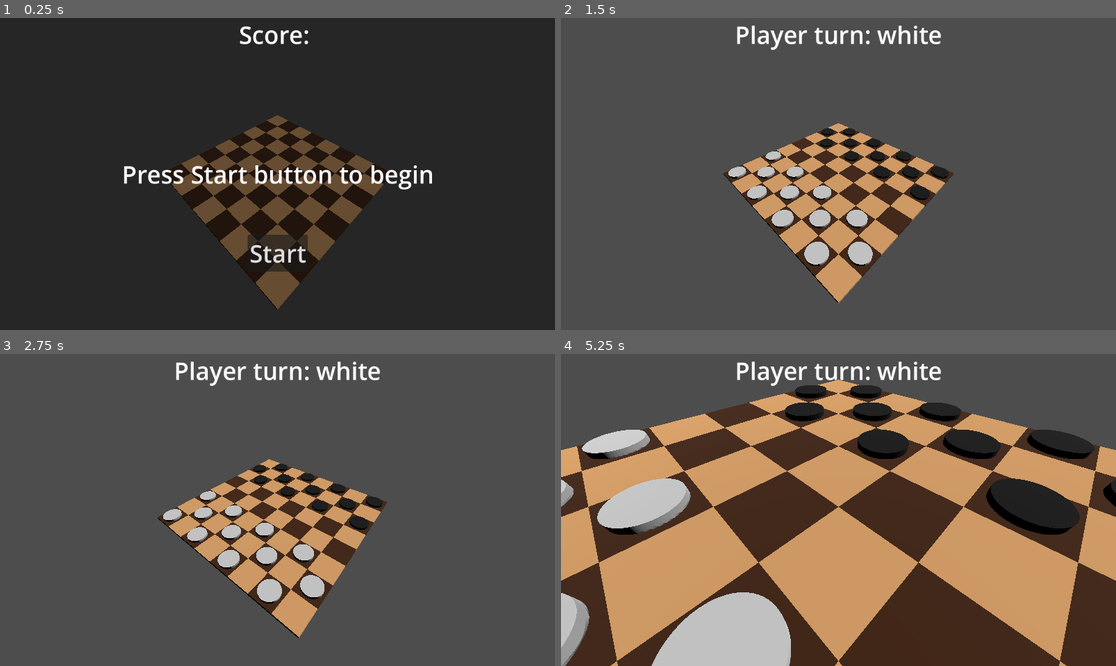
Above: before the commit, frames 1-4 (two rows, left to right).
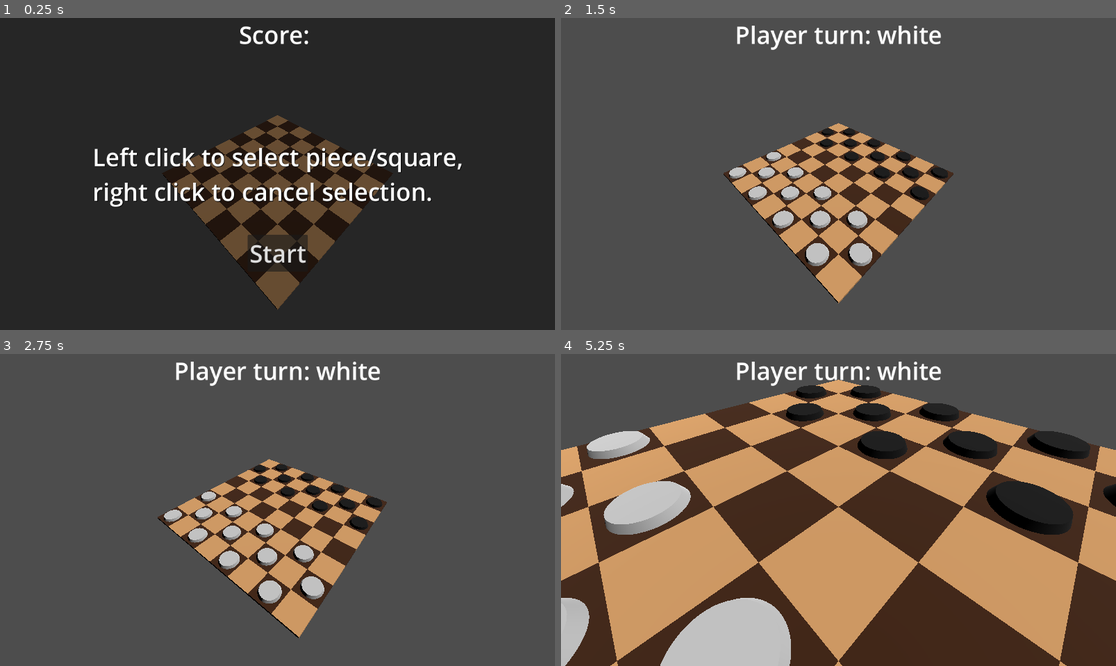
Above: after the commit, the same moments.

Repository: GriffinMurray/Checkers
Game: Godot game, scene res://scenes/level.tscn
The game is run twice, just before and just after one commit, with the same random seed, the same clock (stepped at 60 frames per second) and the same inputs.
Inputs (mouse positions are in pixels of both pictures, inside the frame that each line leads up to):
- Up to frame 1 (0.25 s): no input
- Up to frame 2 (1.5 s): click "Start" at 0.5 s; tap Enter at 1.25 s; move the mouse to (960, 158) at 1.27 s; tap Down (camera_down) at 1.35 s; click (960, 158) at 1.42 s
- Up to frame 3 (2.75 s): tap Space at 2 s; move the mouse to (166, 525) at 2.02 s; tap Left (camera_left) at 2.1 s; click (166, 525) at 2.17 s
- Up to frame 4 (5.25 s): tap Enter at 2.75, 4.25 s; move the mouse to (894, 441) at 2.77 s; tap Right (camera_right) at 2.85 s; click (894, 441) at 2.92 s; tap Space at 3.5, 5 s; move the mouse to (810, 572) at 3.52 s; tap Up (camera_up) at 3.6 s; click (810, 572) at 3.67 s; move the mouse to (1005, 556) at 4.27 s; hold Mouse wheel up (camera_zoom_in) 4.28-5.03 s; click (1005, 556) at 4.42 s; move the mouse to (672, 463) at 5.02 s; tap Mouse wheel down (camera_zoom_out) at 5.1 s; click (672, 463) at 5.17 s

The runs differ from the first frame. In frame 1, 4.3% of the frame differs, in the area x 17-84%, y 41-61%; in frame 2, 0.6%; in frame 3, 0.6%; in frame 4, 3.1%.

Commit message:
added kings

Diff:
--- a/scenes/board.gd
+++ b/scenes/board.gd
@@ -6,6 +6,8 @@
 
 @export var white_piece: PackedScene = preload("res://scenes/pieces/white_piece.tscn")
 @export var black_piece: PackedScene = preload("res://scenes/pieces/black_piece.tscn")
+@export var white_king: PackedScene = preload("res://scenes/pieces/white_king.tscn")
+@export var black_king: PackedScene
 @export var light_square: PackedScene = preload("res://scenes/squares/light_square.tscn")
 @export var dark_square: PackedScene = preload("res://scenes/squares/dark_square.tscn")
 
@@ -15,7 +17,6 @@
 var square_hovering: Square
 var white_pieces = 0
 var black_pieces = 0
-
 
 
 func _ready() -> void:
@@ -54,6 +55,7 @@
 func connect_player_signals(piece: Piece) -> void:
 	piece.connect("hovering", _on_piece_hovering)
 	piece.connect("stop_hovering", _on_piece_stop_hovering)
+	piece.connect("moved", _on_piece_moved)
 
 func initialize_game() -> void:
 	var game = Globals.get_game_type()
@@ -107,9 +109,9 @@
 		Globals.set_selected_piece(piece_hovering)
 
 func unselect_piece() -> void:
-	if Globals.is_piece_selected():
+	if Globals.is_piece_selected() and not Globals.get_mandatory_jumping():
 		Globals.get_selected_piece().remove_highlight()
-		Globals.set_selected_piece(null)
+	Globals.set_selected_piece(null)
 
 func select_square() -> void:
 	if square_hovering != null:
@@ -135,7 +137,6 @@
 				piece.highlight()
 			else:
 				piece_jumped.emit(false)
-
 	elif valid_move(piece, target):
 		piece.move(target)
 		piece.remove_highlight()
@@ -309,4 +310,16 @@
 		piece.remove_highlight()
 	piece_hovering = null
 
+func _on_piece_moved(piece: Piece) -> void:
+	if not piece.is_in_group("king"):
+		var square = piece.get_parent_square()
+		if piece.is_in_group("white"):
+			if get_square_index(square)[0] == board_array.size()-1:
+				square.remove_piece()
+				var king = white_king.instantiate()
+				square.set_piece(king)
+		elif piece.is_in_group("black"):
+			if get_square_index(square)[0] == 0:
+				square.remove_piece()
+				#black king
 # TODO generate board procedurally
--- a/scenes/level.gd
+++ b/scenes/level.gd
@@ -4,8 +4,8 @@
 var game_states = ["start", "move", "end"]
 var player_turns = ["white", "black"]
 
+var multiple_jumping: bool = false
 var score: Array = [0,0]
-var multiple_jumping: bool = false
 
 func _ready() -> void:
 	start()
@@ -27,9 +27,8 @@
 											Globals.get_selected_square(),
 											multiple_jumping)
 			elif event.button_index == MOUSE_BUTTON_RIGHT:
-				if not Globals.get_mandatory_jumping():
-					$Board.unselect_piece()
-					Globals.set_game_state(game_states[0])
+				$Board.unselect_piece()
+				Globals.set_game_state(game_states[0])
 
 func start():
 	var button = UI.get_button()
@@ -74,4 +73,10 @@
 
 func _on_board_player_lose(player: String) -> void:
 	Globals.set_game_state(game_states[2])
+	if player == "white":
+		score[0] += 1
+	elif player == "black":
+		score[0] += 1
+	UI.update_score(score)
 	UI.game_over(player)
+	$PlayerTurn.hide()
--- /dev/null
+++ b/scenes/pieces/black_king.tscn
@@ -0,0 +1,33 @@
+[gd_scene load_steps=6 format=3 uid="uid://bsf7lmfvtcqt"]
+
+[ext_resource type="PackedScene" uid="uid://btx8017ntuu3b" path="res://scenes/pieces/piece.tscn" id="1_bsmjm"]
+
+[sub_resource type="StandardMaterial3D" id="StandardMaterial3D_e52k4"]
+albedo_color = Color(0.0352941, 0.0352941, 0.0352941, 1)
+
+[sub_resource type="CylinderMesh" id="CylinderMesh_7e63k"]
+material = SubResource("StandardMaterial3D_e52k4")
+top_radius = 0.35
+bottom_radius = 0.4
+height = 0.1
+
+[sub_resource type="StandardMaterial3D" id="StandardMaterial3D_bj8kj"]
+resource_local_to_scene = true
+albedo_color = Color(0.0352941, 0.0352941, 0.0352941, 1)
+
+[sub_resource type="CylinderMesh" id="CylinderMesh_7bgg5"]
+resource_local_to_scene = true
+material = SubResource("StandardMaterial3D_bj8kj")
+top_radius = 0.35
+bottom_radius = 0.4
+height = 0.1
+
+[node name="Piece" instance=ExtResource("1_bsmjm")]
+
+[node name="MeshInstance3D" parent="." index="0"]
+transform = Transform3D(1, 0, 0, 0, 1, 0, 0, 0, 1, 0, 0.05, 0)
+mesh = SubResource("CylinderMesh_7e63k")
+
+[node name="MeshInstance3D2" type="MeshInstance3D" parent="." index="1"]
+transform = Transform3D(1, 0, 0, 0, 1, 0, 0, 0, 1, 0, 0.15, 0)
+mesh = SubResource("CylinderMesh_7bgg5")
--- a/scenes/pieces/black_piece.tscn
+++ b/scenes/pieces/black_piece.tscn
@@ -13,7 +13,7 @@
 [sub_resource type="CylinderMesh" id="CylinderMesh_t54r1"]
 resource_local_to_scene = true
 material = SubResource("StandardMaterial3D_dobpx")
-top_radius = 0.4
+top_radius = 0.35
 bottom_radius = 0.4
 height = 0.1
 
--- a/scenes/pieces/piece.gd
+++ b/scenes/pieces/piece.gd
@@ -4,6 +4,7 @@
 
 signal hovering(piece: Piece)
 signal stop_hovering(piece: Piece)
+signal moved(piece: Piece)
 
 var color_hex
 var base_color: Color
@@ -15,6 +16,9 @@
 func set_albedo(color):
 	var mat: Material = self.get_child(0).mesh.surface_get_material(0)
 	mat.albedo_color = color
+	if is_in_group("king"):
+		mat = self.get_child(1).mesh.surface_get_material(0)
+		mat.albedo_color = color
 
 func highlight():
 	set_albedo(highlight_color)
@@ -30,11 +34,13 @@
 func move(target) -> void:
 	target.move_piece(self)
 	set_parent_square(target)
+	moved.emit(self)
 
 func jump(jumped_piece, target) -> void:
-	move(target)
 	jumped_piece.removed = true
 	jumped_piece.queue_free()
+	move(target)
+
 
 func _on_mouse_entered() -> void:
 	hovering.emit(self)
--- /dev/null
+++ b/scenes/pieces/white_king.tscn
@@ -0,0 +1,35 @@
+[gd_scene load_steps=6 format=3 uid="uid://du7cms0esvede"]
+
+[ext_resource type="PackedScene" uid="uid://btx8017ntuu3b" path="res://scenes/pieces/piece.tscn" id="1_s317j"]
+
+[sub_resource type="StandardMaterial3D" id="StandardMaterial3D_iqgsr"]
+resource_local_to_scene = true
+albedo_color = Color(0.8, 0.8, 0.8, 1)
+
+[sub_resource type="CylinderMesh" id="CylinderMesh_m8xnk"]
+resource_local_to_scene = true
+material = SubResource("StandardMaterial3D_iqgsr")
+top_radius = 0.35
+bottom_radius = 0.4
+height = 0.1
+
+[sub_resource type="StandardMaterial3D" id="StandardMaterial3D_4mle7"]
+resource_local_to_scene = true
+albedo_color = Color(0.8, 0.8, 0.8, 1)
+
+[sub_resource type="CylinderMesh" id="CylinderMesh_c0u6d"]
+resource_local_to_scene = true
+material = SubResource("StandardMaterial3D_4mle7")
+top_radius = 0.35
+bottom_radius = 0.4
+height = 0.1
+
+[node name="Piece" groups=["king", "white"] instance=ExtResource("1_s317j")]
+
+[node name="MeshInstance3D" parent="." index="0"]
+transform = Transform3D(1, 0, 0, 0, 1, 0, 0, 0, 1, 0, 0.05, 0)
+mesh = SubResource("CylinderMesh_m8xnk")
+
+[node name="MeshInstance3D2" type="MeshInstance3D" parent="." index="1"]
+transform = Transform3D(1, 0, 0, 0, 1, 0, 0, 0, 1, 0, 0.15, 0)
+mesh = SubResource("CylinderMesh_c0u6d")
--- a/scenes/pieces/white_piece.tscn
+++ b/scenes/pieces/white_piece.tscn
@@ -11,7 +11,7 @@
 resource_local_to_scene = true
 lightmap_size_hint = Vector2i(14, 8)
 material = SubResource("StandardMaterial3D_auraa")
-top_radius = 0.4
+top_radius = 0.35
 bottom_radius = 0.4
 height = 0.1
 
--- a/scenes/squares/square.gd
+++ b/scenes/squares/square.gd
@@ -36,6 +36,7 @@
 	set_piece(null)
 	p.queue_free()
 
+
 # set color of the material to value of color
 func set_albedo(color):
 	var mat: Material = self.get_child(0).mesh.surface_get_material(0)
--- a/scenes/ui.gd
+++ b/scenes/ui.gd
@@ -8,7 +8,8 @@
 
 func start_screen() -> void:
 	show()
-	$Labels/StartText.text = "Press Start button to begin"
+	$Labels/StartText.text = """Left click to select piece/square,
+	right click to cancel selection."""
 	$StartButton.text = "Start"
 
 func update_score(score) -> void:
--- a/scenes/ui.tscn
+++ b/scenes/ui.tscn
@@ -53,6 +53,7 @@
 offset_bottom = 34.5
 grow_horizontal = 2
 grow_vertical = 2
+theme_override_colors/font_shadow_color = Color(0, 0, 0, 1)
 theme_override_font_sizes/font_size = 50
 text = "Press Start to begin"
 
